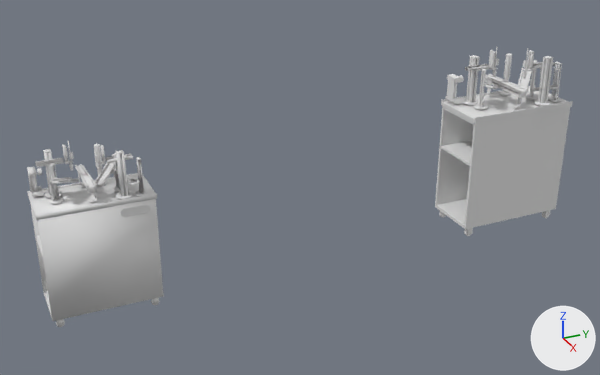
Renders of the COLLADA model models/mps_ring/meshes/mps_ring.dae from each side of a commit.
Rendered twice from a 50 mm camera at (4.49, -1.83, 2.19) aimed at (0.27, 0.07, 0.08). Lighting does not change. The marker at lower right points along +X, +Y and +Z. Where no turn or scale is listed for an object, it has been applied to the vertices. Vertices at the same position are counted once.

In view in the first picture: 'ShapeIndexedFaceSet_066', 'old.001'.
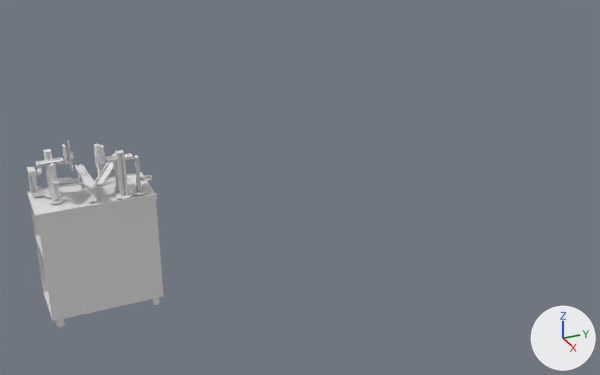
The newer file is also turned or shifted as a whole; pictures and numbers use the older file's frame.

What differs and where, as boxes [x1, y1, x2, y2] in the pictures (600 x 375 px; the box of a moved part takes in the faces that stretch with it):
'old.001', deleted
    before: [435, 47, 573, 236]
part 1 of me_shapeindexedfaceset_001, moved or reshaped
    before: [135, 190, 149, 196]
    after: [133, 189, 146, 195]
part 2 of me_shapeindexedfaceset_001, rebuilt
    before: [137, 160, 140, 187]
    after: [138, 158, 141, 193]
part 3 of me_shapeindexedfaceset_001, deleted
    before: [127, 157, 142, 188]
part 4 of me_shapeindexedfaceset_001, built on
    before: [136, 158, 144, 194]
    after: [134, 155, 152, 193]

The edits, one by one:
me_shapeindexedfaceset_001 is used by ob_shapeindexedfaceset_066; location (0.035, -1.456, 0.082).
me_shapeindexedfaceset_001 had 5249 vertices, 7873 faces and spanned x -0.349..0.008, y 0.0..0.7, z -0.762..0.359.
me_shapeindexedfaceset_001 no longer uses material mat_material_001 (white #e7e7e7).
me_shapeindexedfaceset_001 now has 5249 vertices, 7873 faces and spans x -0.349..0.002, y 0.0..0.7, z -0.762..0.359.
me_shapeindexedfaceset_001 part 1: the loose piece of 32 vertices spanning x -0.083..-0.003, y 0.579..0.659, z 0.016..0.023 is multiplied about its middle by the matrix ((0.999, -0.032, -0.032), (-0.032, -0.999, 0.004), (0.032, 0.003, 0.999)), then moved by (-0.012, -0.012, 0.006).
me_shapeindexedfaceset_001 part 2: the loose piece of 4 vertices spanning x -0.051..-0.034, y 0.609..0.611, z 0.023..0.243 is rebuilt with 4 vertices and now spans x -0.041..-0.036, y 0.61..0.62, z 0.029..0.249.
me_shapeindexedfaceset_001 part 3: 10 loose pieces with 68 vertices, spanning x -0.187..0.008, y 0.541..0.63, z 0.023..0.246, are deleted.
Part 4, on me_shapeindexedfaceset_001:
28 vertices are removed from x -0.063..-0.021, y 0.608..0.629, z 0.023..0.243.
28 faces are deleted.
73 vertices are added at x -0.199..-0.006, y 0.598..0.687, z 0.028..0.252.
10 new vertices lie (0.179, -0.002, 0.069) away from vertices in x -0.195..-0.189, y 0.627..0.687, z 0.049..0.064.
7 new vertices lie (0.005, -0.002, -0.22) away from vertices in x -0.08..-0.041, y 0.6..0.619, z 0.248..0.249.
6 new vertices lie (0.18, -0.002, 0.069) away from vertices in x -0.195..-0.19, y 0.627..0.687, z 0.049..0.064.
124 new faces join them.
me_shapeindexedfaceset_001 part 5: the surface is now shaded flat.
Object 'old.001' (ob_old_001) is deleted.
